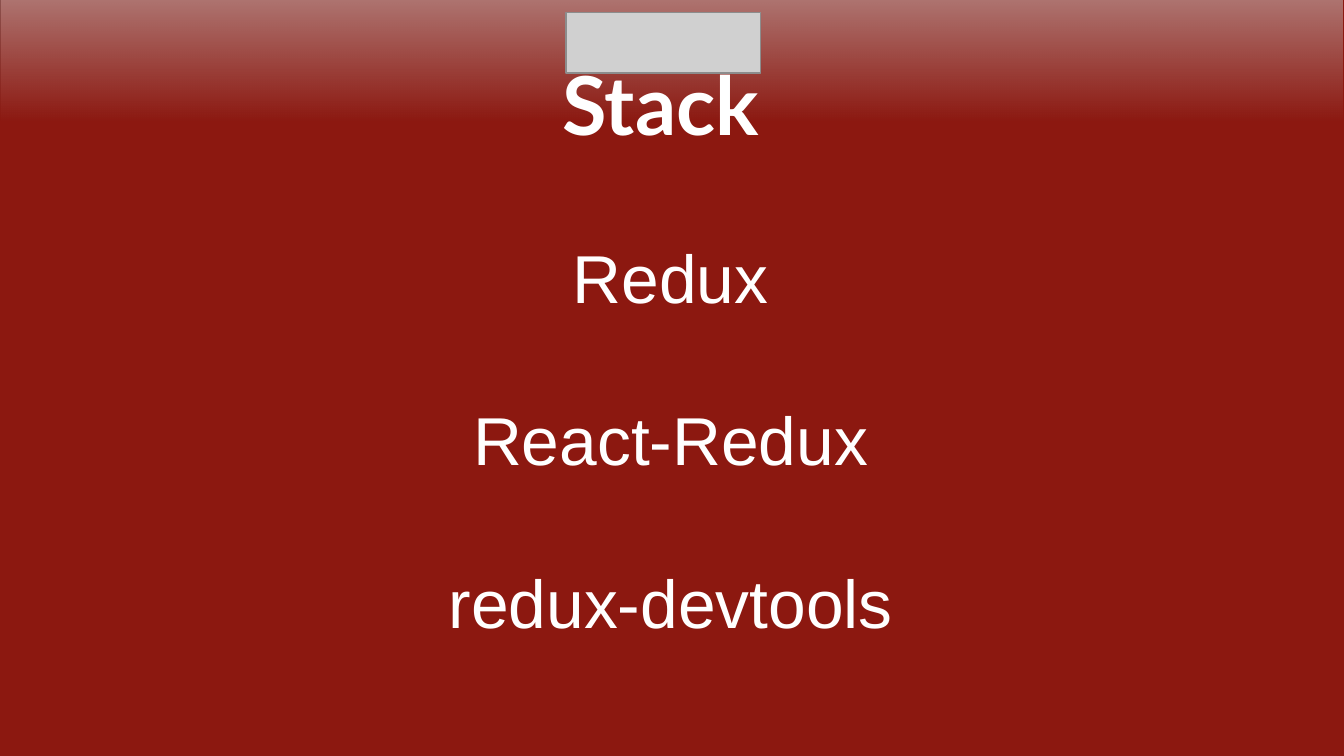
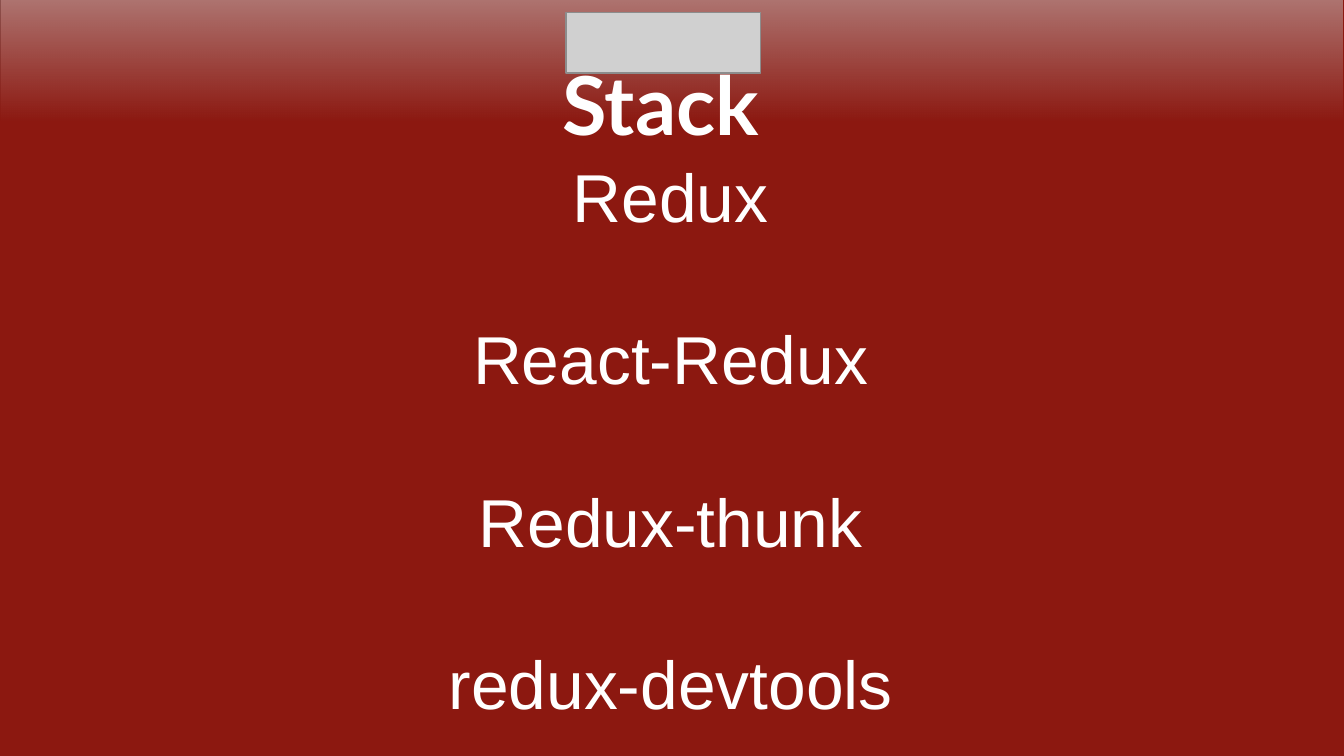
Before and after one commit to elcoputra/DW16STN7O_dumbflix, a slide deck: slide 7 of slide.odp. Drawn at 1344x756 pixels with LibreOffice and Linux fonts; fonts in the diff are those of the drawing; grey boxes stand for pictures; background and template pictures are left out; a plain dark background stands for a picture behind light text. Boxes give left, top, right and bottom in pixels: in the first picture for what was removed or moved away, otherwise in the second. Text is boxed around its words. In the diff, an @@ line names an element or a change of style, - is before the commit and + after.

```diff
--- a/slide.odp
+++ b/slide.odp
@@ text in rectangle at (479,498,863,548): paragraph added @@
+Redux-thunk
```
Also in this commit, not shown: 2 other files.
